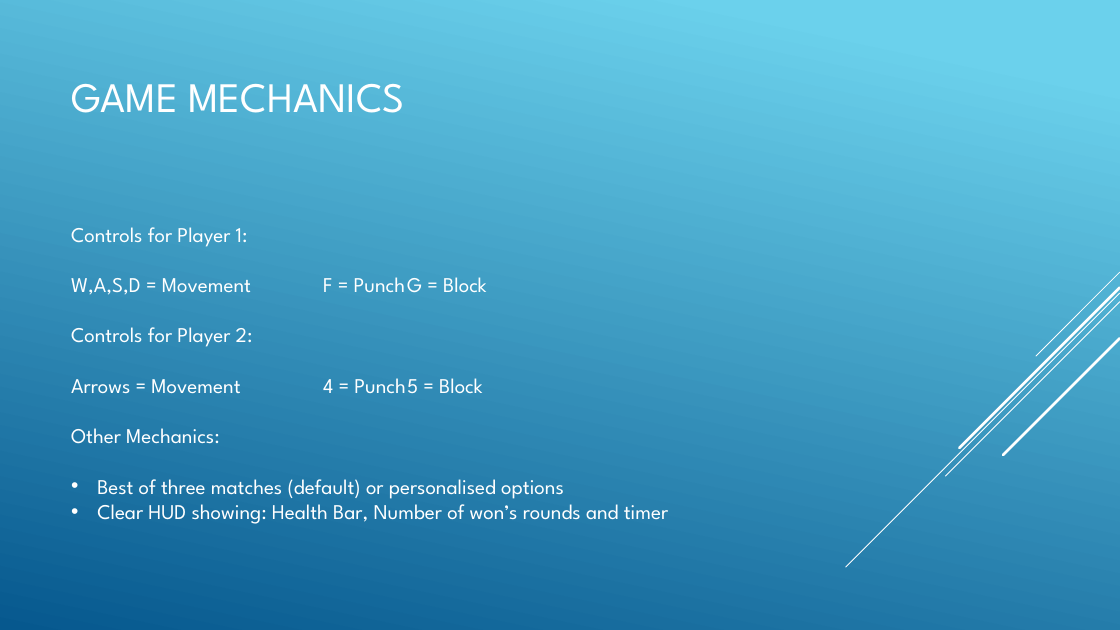
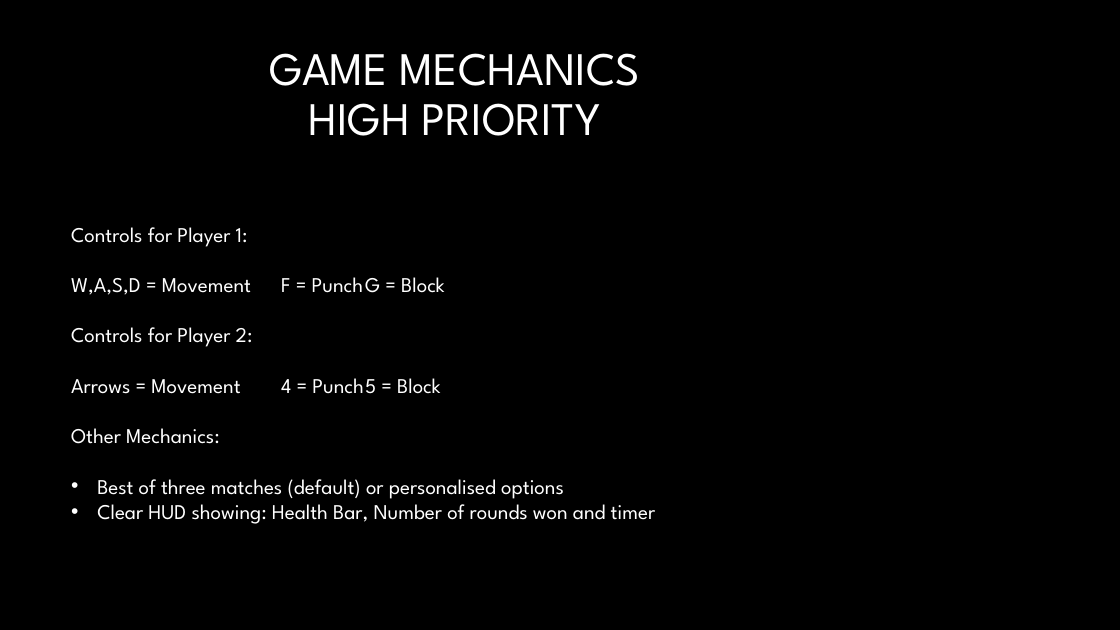
Before and after one commit to kakol20/HFG, a slide deck: slide 4 of Portfolio Project.pptx. Drawn at 1120x630 pixels with LibreOffice and Linux fonts; fonts in the diff are those of the drawing; background and template pictures are left out. Boxes give left, top, right and bottom in pixels: in the first picture for what was removed or moved away, otherwise in the second. Text is boxed around its words. In the diff, an @@ line names an element or a change of style, - is before the commit and + after.

```diff
--- a/Portfolio Project.pptx
+++ b/Portfolio Project.pptx
@@ background gradient #6ED2EB to #06588E to #000000 @@
@@ title at (270,53,640,136): text changed; size 36 to 40 pt @@
-GAME MECHANICS
+GAME MECHANICS
+HIGH PRIORITY
@@ group removed at (846,272,1120,567): 5 lines @@
@@ text at (97,498,656,524): text changed @@
-• Clear HUD showing: Health Bar, Number of won’s rounds and timer
+• Clear HUD showing: Health Bar, Number of rounds won and timer
```
Also in this commit, not shown: 6 other slides changed, 1 slide added.
